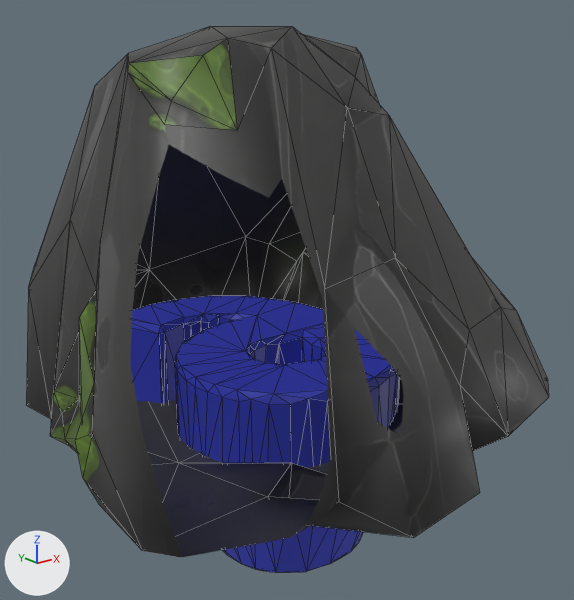
One commit to the FBX model Astromega/Assets/astn6.fbx: the scene before it, then after it.
Rendered twice from a 50 mm camera at (-0.551, -0.738, 0.592) aimed at (0.05, 0.013, 0.292). Arrows for +X, +Y and +Z are at lower left; the lights stay in place. The picture after the commit comes second. Mesh edges are drawn as thin lines. Everything nearer to the camera than a plane just in front of the edit is cut away. Where no turn or scale is listed for an object, it has been applied to the vertices.

In view in the first picture: 'node_id109', 'node_id42'.
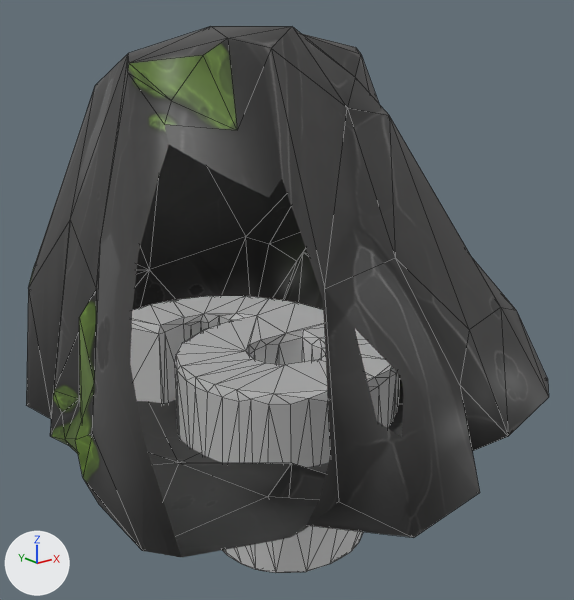
Edits to the bpy script that builds the scene:
```text
Change me_mesh_id43_001:
    where me_mesh_id43_001.from_pydata(...)  # 294 vertices, 588 faces; spans x -0.372..-0.094, y 0.088..0.482, z -0.294..-0.044
    remove me_mesh_id43_001.materials.append(mat_astn6m)  # picture img_astn6t_png
```

Location of each change, [x1, y1, x2, y2] in pixels of the pictures (574 x 600 px):
'node_id42', recoloured (blue to white)
    both: [130, 296, 399, 573]
